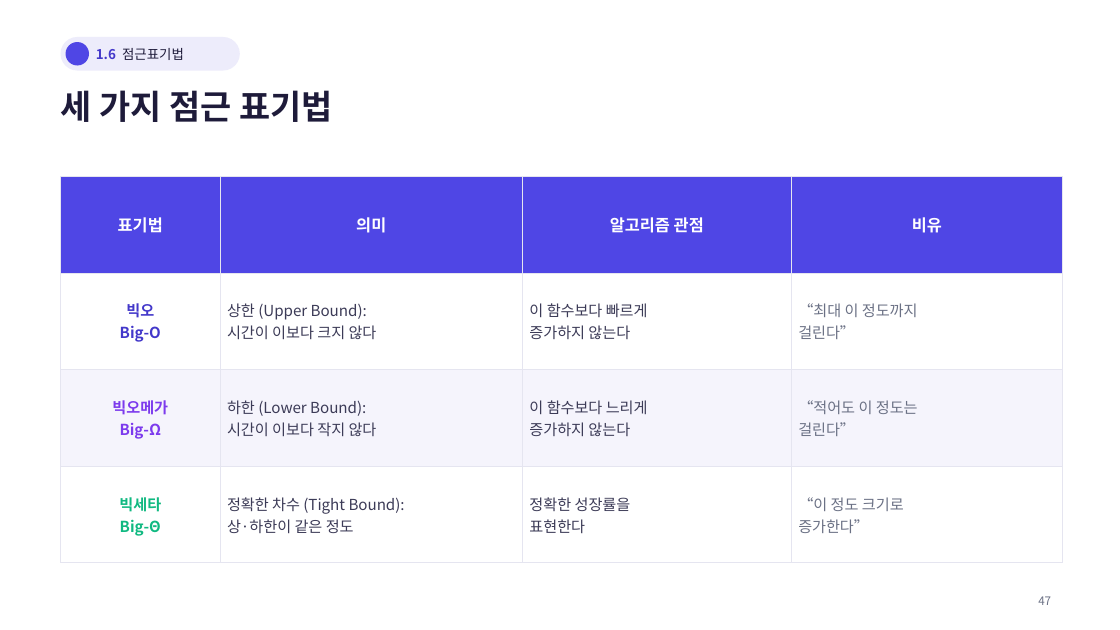
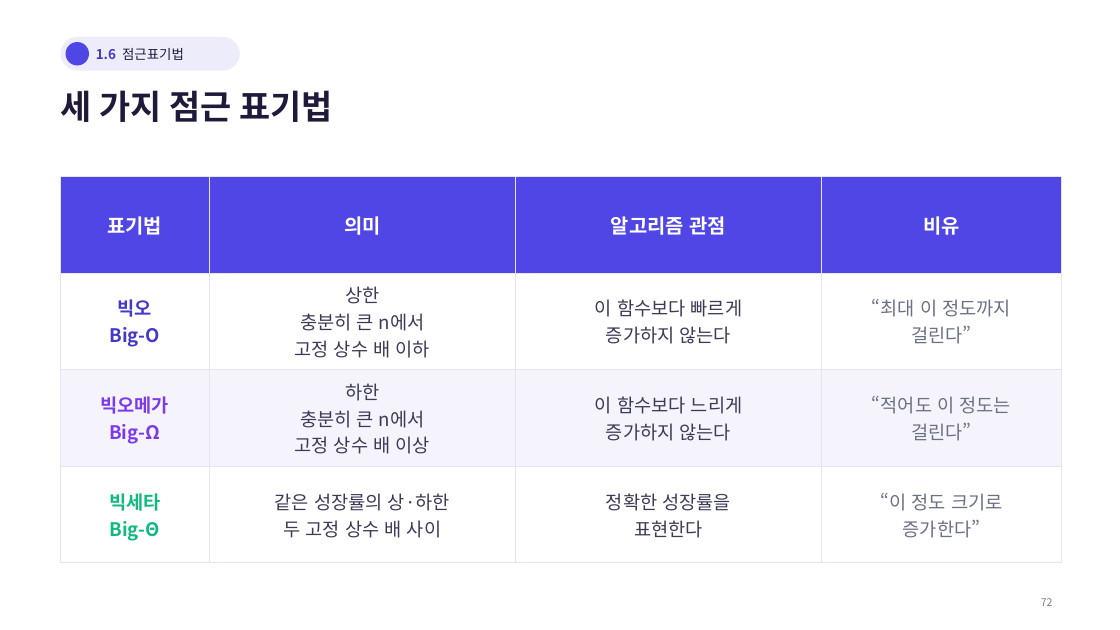
Before and after one commit to Sangdon-Park/Sangdon-Park.github.io, a slide deck: slide 72 of data/알고리즘/1장_알고리즘과_복잡도분석.pptx (slide 48 before the commit). Drawn at 1120x630 pixels with LibreOffice and Linux fonts; fonts in the diff are those of the drawing; background and template pictures are left out. Boxes give left, top, right and bottom in pixels: in the first picture for what was removed or moved away, otherwise in the second. Text is boxed around its words. In the diff, an @@ line names an element or a change of style, - is before the commit and + after.

```diff
--- a/data/알고리즘/1장_알고리즘과_복잡도분석.pptx
+++ b/data/알고리즘/1장_알고리즘과_복잡도분석.pptx
@@ table at (60,176,1062,563) @@
-row 2, column 2: 상한 (Upper Bound): / 시간이 이보다 크지 않다
+row 2, column 2: 상한 / 충분히 큰 n에서 / 고정 상수 배 이하
-row 3, column 2: 하한 (Lower Bound): / 시간이 이보다 작지 않다
+row 3, column 2: 하한 / 충분히 큰 n에서 / 고정 상수 배 이상
-row 4, column 2: 정확한 차수 (Tight Bound): / 상·하한이 같은 정도
+row 4, column 2: 같은 성장률의 상·하한 / 두 고정 상수 배 사이
@@ size 14 to 17 pt in "표기법", "의미", "알고리즘 관점", "비유" @@
@@ size 13 to 16 pt in "빅오", "Big-O", "이 함수보다 빠르게", "증가하지 않는다" and 14 more places @@
@@ alignment left to centre @@
@@ text removed at (1038,596,1051,605) @@
-47
@@ text added at (1041,598,1053,606), 9 pt, text #808080 @@
+72
```
Also in this commit, not shown: 47 other slides changed, 44 slides added, 12 slides removed.
